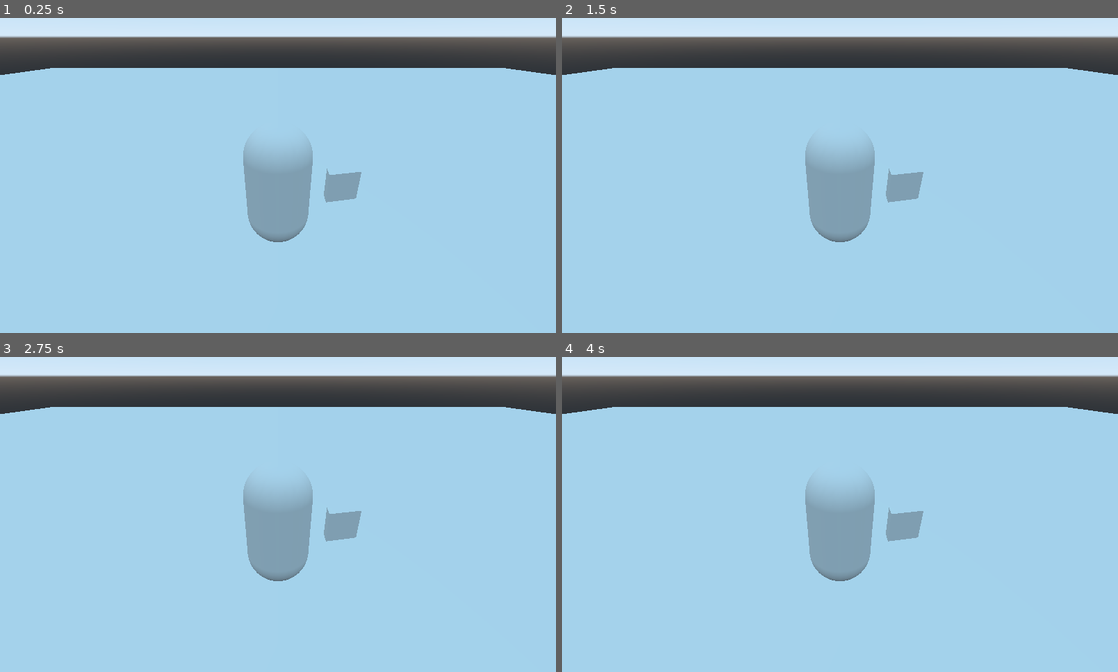
Above: before the commit, frames 1-4 (two rows, left to right).
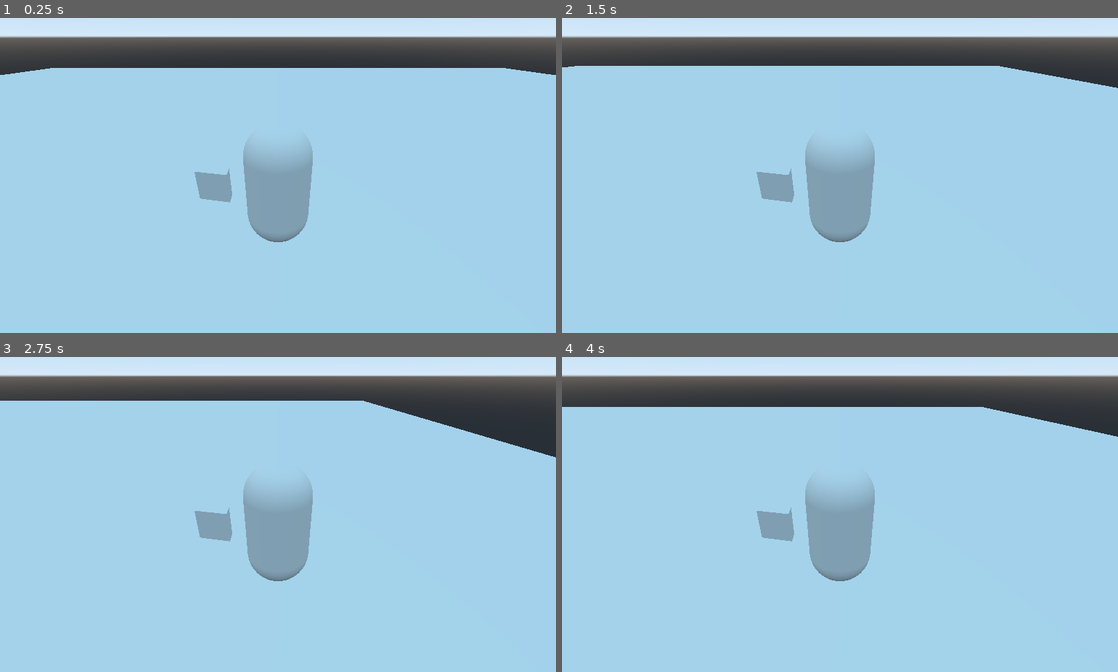
Above: after the commit, the same moments.

Repository: matgib38/Devoid
Game: Godot game, scene res://Test Level.tscn
Same seed, same stepped clock (60 frames per second), same inputs: the game is played once before the commit and once after it. The project has no main scene, so this scene is started directly.
Inputs:
- Up to frame 1 (0.25 s): no input
- Up to frame 2 (1.5 s): tap Enter at 0.5 s; hold Right (ui_right) 0.53-1.28 s; hold Down (ui_down) from 1.28 s (still down)
- Up to frame 3 (2.75 s): release Down (ui_down) at 2.03 s; hold Right (ui_right) from 2.03 s (still down)
- Up to frame 4 (4 s): release Right (ui_right) at 2.78 s; hold Up (ui_up) 2.78-3.53 s; tap Space at 3.5 s; hold Left (ui_left) from 3.53 s (still down)

The runs differ from the first frame. In frame 1, 1.0% of the frame differs, in the area x 1-99%, y 16-59%; in frame 2, 2.2%; in frame 3, 4.9%, in the area x 0-100%, y 13-59%; in frame 4, 2.2%.
Error before the commit: Parse Error: Expected an indented block after "if". (res://Movement.gd:28)

Commit message:
Basic Movement Code

Diff:
--- a/Movement.gd
+++ b/Movement.gd
@@ -5,15 +5,16 @@
 export var max_speed = 10
 export var friction = 10
 export var speed = 1
+export var acceleration = 0.5
 
 var move_vector = Vector3.ZERO
 var cursor_pos = Vector3.ZERO
 
 func get_input():
 	var input = Vector3(
-		-int(Input.is_action_pressed("ui_left")) + int(Input.is_action_pressed("ui_right")),
+		-int(Input.is_action_pressed("ui_down")) + int(Input.is_action_pressed("ui_up")),
 		0,
-		-int(Input.is_action_pressed("ui_up")) + int(Input.is_action_pressed("ui_down"))
+		-int(Input.is_action_pressed("ui_left")) + int(Input.is_action_pressed("ui_right"))
 	)
 	input = input.normalized()
 	return input
@@ -24,3 +25,9 @@
 func _physics_process(delta):
 	var input = get_input()
 	if input != Vector3.ZERO:
+		speed += acceleration
+		if speed > max_speed:
+			speed = max_speed
+
+	move_vector = input * speed
+	move_and_slide(move_vector)
--- a/Player.tscn
+++ b/Player.tscn
@@ -18,7 +18,7 @@
 transform = Transform( 1, 0, 0, 0, -4.37114e-08, -1, 0, 1, -4.37114e-08, 0, 1, 1 )
 
 [node name="Character Mesh" type="MeshInstance" parent="."]
-transform = Transform( 1, 0, 0, 0, -4.37114e-08, -1, 0, 1, -4.37114e-08, 0, 1, 1 )
+transform = Transform( -1, -8.74228e-08, 3.82137e-15, 0, -4.37114e-08, -1, 8.74228e-08, -1, 4.37114e-08, 0, 1, -1 )
 mesh = SubResource( 1 )
 material/0 = null
 
